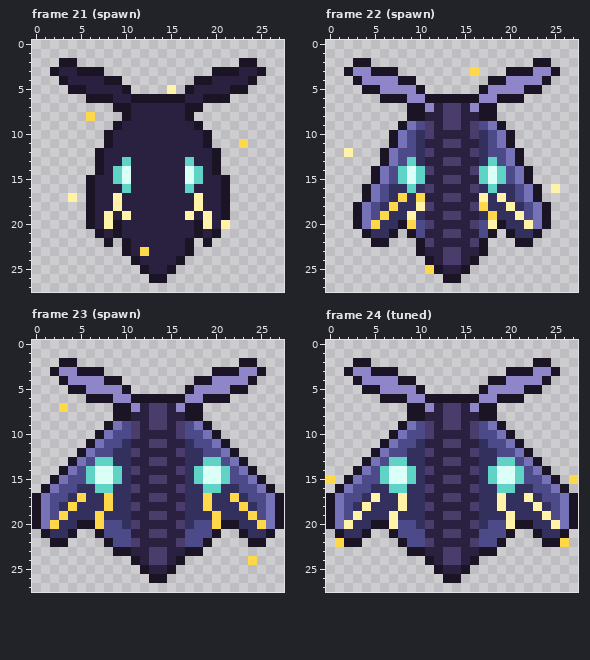
Two states of a pixel-art file, tools/art/creatures/humoth/humoth.aseprite. Above is the file before it was changed.
28x28 pixels, 29 frames. Shown: frame 21 (spawn), frame 22 (spawn), frame 23 (spawn), frame 24 (tuned). The commit also changed other frames, which this record leaves out.
After the commit:
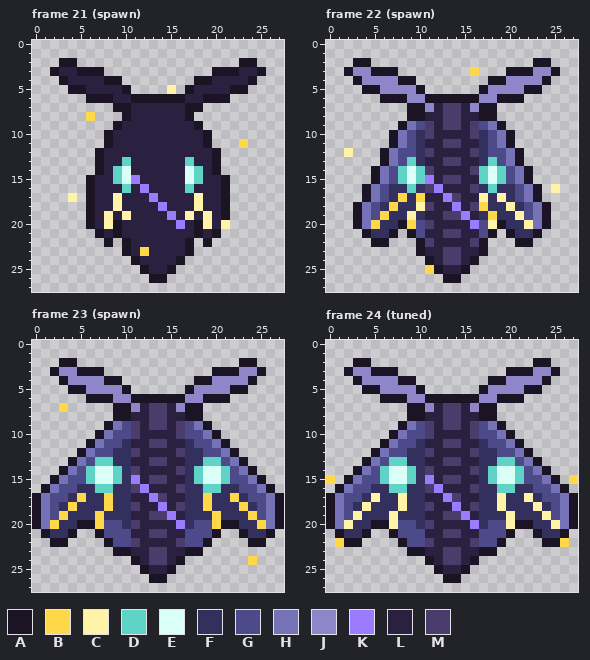
Palette (. is transparent): A #1a1424  B #ffd84a  C #fff3a8  D #5fd3c6  E #d9fff6  F #34305e  G #4d4a8a  H #7672b8  J #8f86c9  K #9b7bff  L #2a2140  M #4a3d6b
Diff:
Changed rows in their new state; - is an unchanged pixel.
Frame 21 (spawn), layer "glow":
first column x 11:
15 K-----
16 -K----
17 --K---
18 ---K--
19 ----K-
20 -----K
Frame 22 (spawn), layer "glow": the same change as frame 21 (spawn)
Frame 23 (spawn), layer "glow": the same change as frame 21 (spawn)
Frame 24 (tuned), layer "glow": the same change as frame 21 (spawn)
